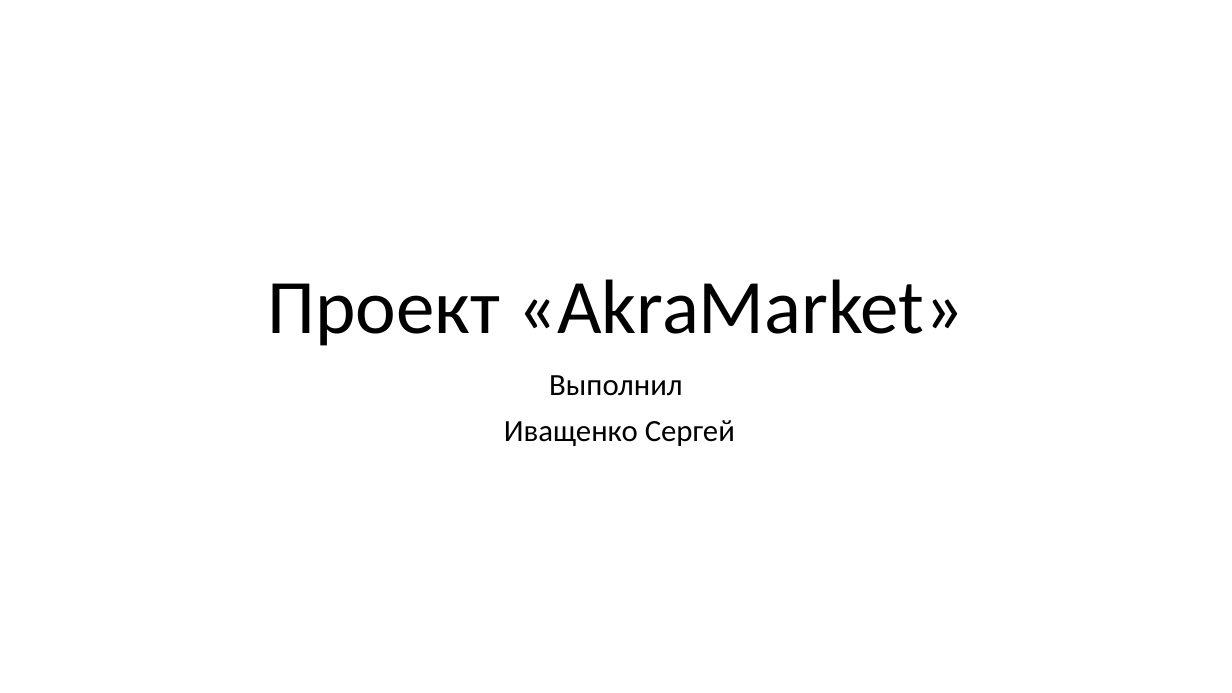
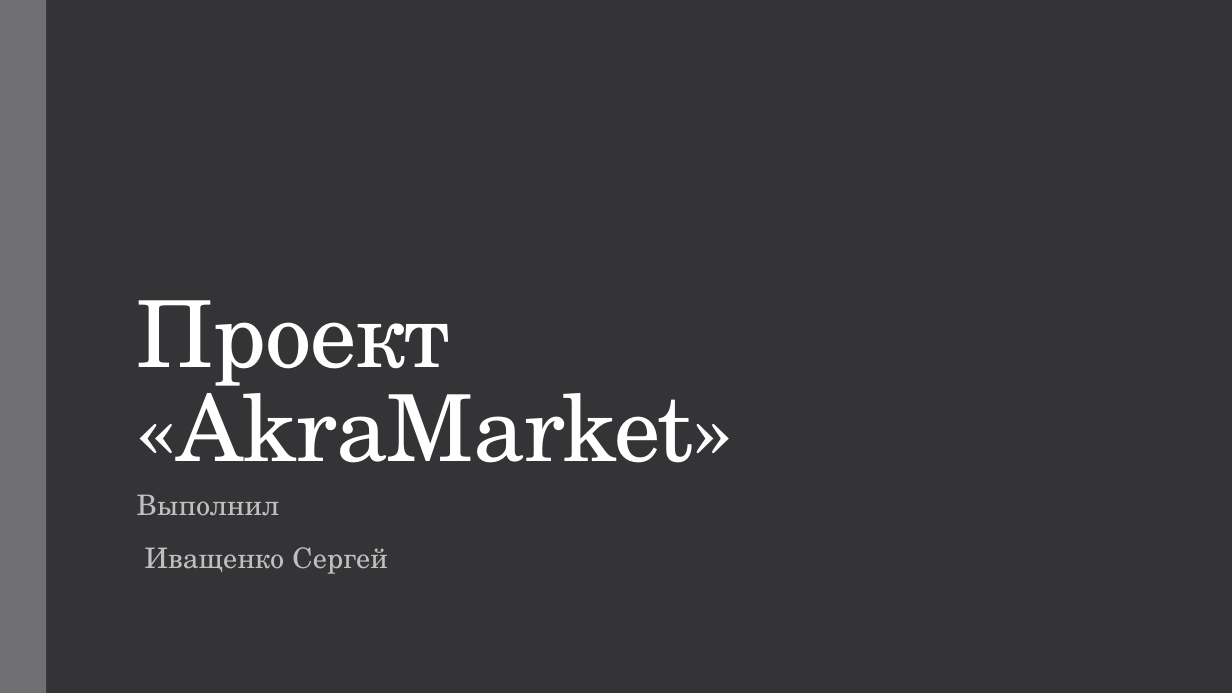
Before and after one commit to akerusan-s/flask-project, a slide deck: slide 1 of Презентация.pptx. Drawn at 1232x693 pixels with LibreOffice and Linux fonts; fonts in the diff are those of the drawing. Boxes give left, top, right and bottom in pixels: in the first picture for what was removed or moved away, otherwise in the second. Text is boxed around its words. In the diff, an @@ line names an element or a change of style, - is before the commit and + after.

```diff
--- a/Презентация.pptx
+++ b/Презентация.pptx
@@ background #FFFFFF to #353537 @@
@@ rectangle added at (x1=0, y1=0, x2=46, y2=693), fill #6F6F74 @@
@@ title "Проект «AkraMarket»" moved from (x1=268, y1=279, x2=965, y2=346) to (x1=137, y1=300, x2=733, y2=463) @@
@@ title "Проект «AkraMarket»" at (x1=137, y1=300, x2=733, y2=463): size 60 to 72 pt, font Calibri to TeX Gyre Schola, text colour #000000 to #FFFFFF, letter spacing 0 to -0.5 pt; alignment centre to left; line spacing 0.9 to 0.85 @@
@@ subtitle "Выполнил" moved from (x1=504, y1=375, x2=735, y2=446) to (x1=137, y1=494, x2=388, y2=574) @@
@@ subtitle "Выполнил" at (x1=137, y1=494, x2=388, y2=574): size 24 to 22 pt, font Calibri to TeX Gyre Schola, text colour #000000 to #BFBFBF, letter spacing 0 to 0.1 pt; alignment centre to left; line spacing 0.9 to 0.95; more space between paragraphs @@
```
Also in this commit, not shown: 7 other slides changed, 7 slides added, 1 slide removed, 1 other file.
